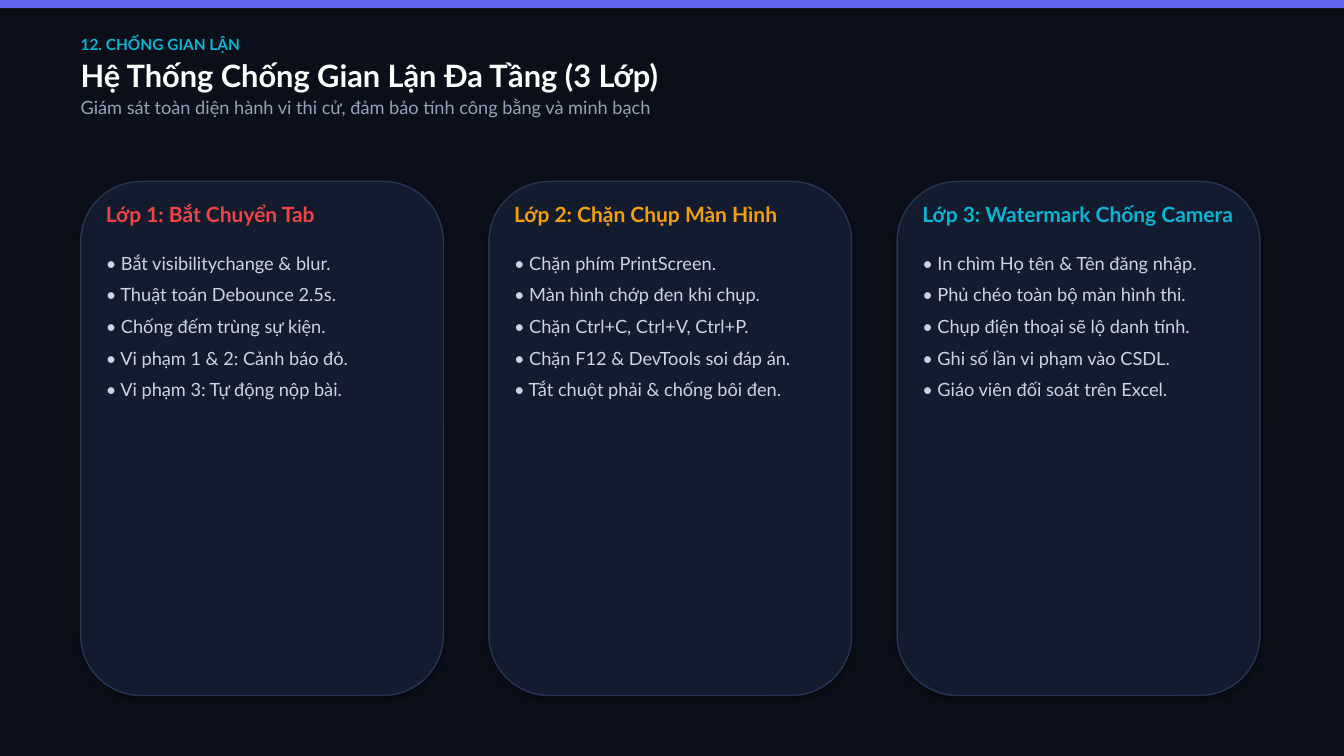
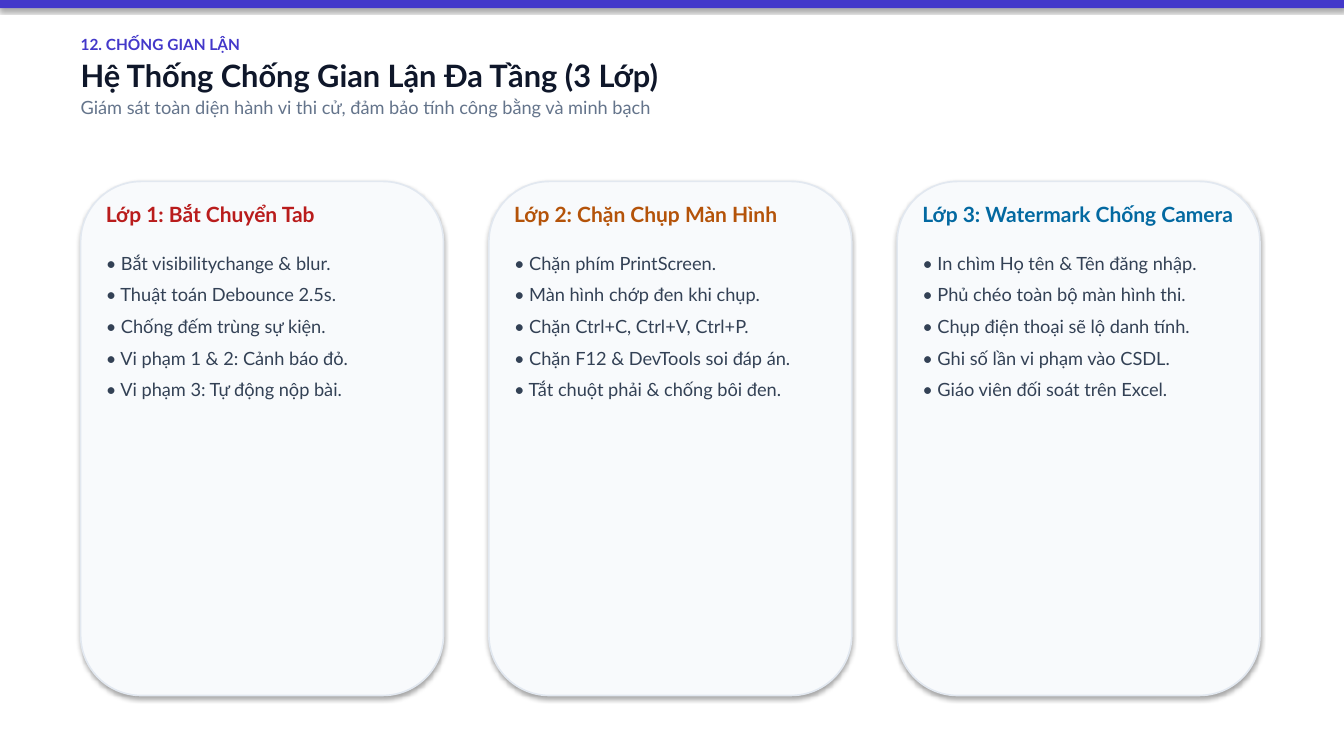
Before and after one commit to hieuqt05/quiz-ai-system, a slide deck: slide 13 of slide_thuyet_trinh_QuizAI_final.pptx. Drawn at 1344x756 pixels with LibreOffice and Linux fonts; fonts in the diff are those of the drawing. Boxes give left, top, right and bottom in pixels: in the first picture for what was removed or moved away, otherwise in the second. Text is boxed around its words. In the diff, an @@ line names an element or a change of style, - is before the commit and + after.

Commit message:
style: convert slide deck to clean white background theme

```diff
--- a/slide_thuyet_trinh_QuizAI_final.pptx
+++ b/slide_thuyet_trinh_QuizAI_final.pptx
@@ rectangle at (x1=0, y1=0, x2=1344, y2=756): fill #0B0F19 to #FFFFFF @@
@@ rectangle at (x1=0, y1=0, x2=1344, y2=8): fill #6366F1 to #4338CA @@
@@ text "12. CHỐNG GIAN LẬN" at (x1=81, y1=36, x2=658, y2=118): text colour #06B6D4 to #4338CA in "12. CHỐNG GIAN LẬN"; text colour #FFFFFF to #0F172A in "Hệ Thống Chống Gian Lận Đa Tầng ..."; text colour #94A3B8 to #64748B in "Giám sát toàn diện hành vi thi ..." @@
@@ text "Lớp 1: Bắt Chuyển Tab" at (x1=106, y1=204, x2=315, y2=226): text colour #EF4444 to #B91C1C @@
@@ text "Lớp 2: Chặn Chụp Màn ..." at (x1=514, y1=206, x2=777, y2=226): text colour #F59E0B to #B45309 @@
@@ fill #131B2E to #F8FAFC; outline #283554 1 pt to #E2E8F0 1.2 pt in 3 elements at (x1=81, y1=181, x2=444, y2=696), (x1=489, y1=181, x2=852, y2=696), (x1=897, y1=181, x2=1260, y2=696) @@
@@ text "Lớp 3: Watermark Chống Camera" at (x1=922, y1=205, x2=1233, y2=226): text colour #06B6D4 to #0369A1 @@
@@ text colour #CBD5E1 to #334155 in 3 elements at (x1=120, y1=254, x2=348, y2=400), (x1=529, y1=256, x2=790, y2=400), (x1=937, y1=256, x2=1197, y2=396) @@
```
Also in this commit, not shown: 16 other slides changed, 1 other file.
